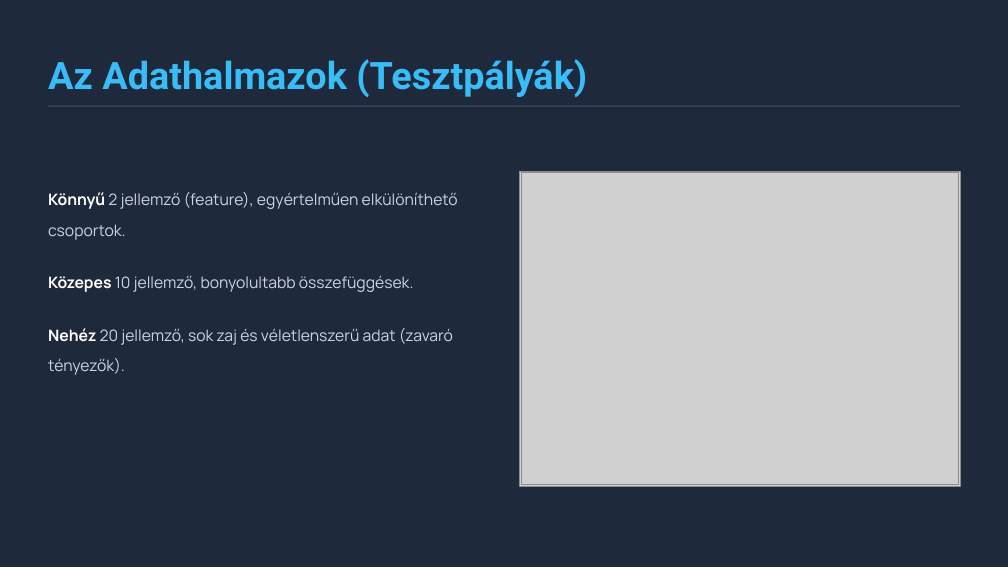
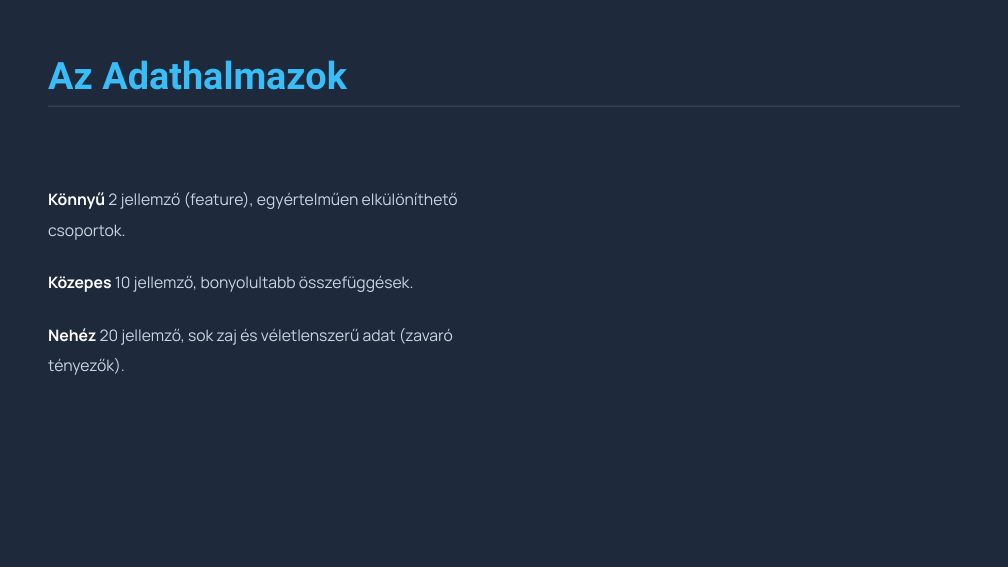
Before and after one commit to LoosAP/TextAndWebMining, a slide deck: slide 2 of Boosting Algoritmusok.pptx (slide 3 before the commit). Drawn at 1008x567 pixels with LibreOffice and Linux fonts; fonts in the diff are those of the drawing; grey boxes stand for pictures; background and template pictures are left out. Boxes give left, top, right and bottom in pixels: in the first picture for what was removed or moved away, otherwise in the second. Text is boxed around its words. In the diff, an @@ line names an element or a change of style, - is before the commit and + after.

```diff
--- a/Boosting Algoritmusok.pptx
+++ b/Boosting Algoritmusok.pptx
@@ text at bbox=[48, 60, 347, 90]: text changed @@
-Az Adathalmazok (Tesztpályák)
+Az Adathalmazok
@@ picture removed at bbox=[520, 171, 960, 486] @@
@@ picture removed at bbox=[522, 173, 959, 485] @@
```
Also in this commit, not shown: 3 other slides changed, 2 slides added, 4 slides removed.
